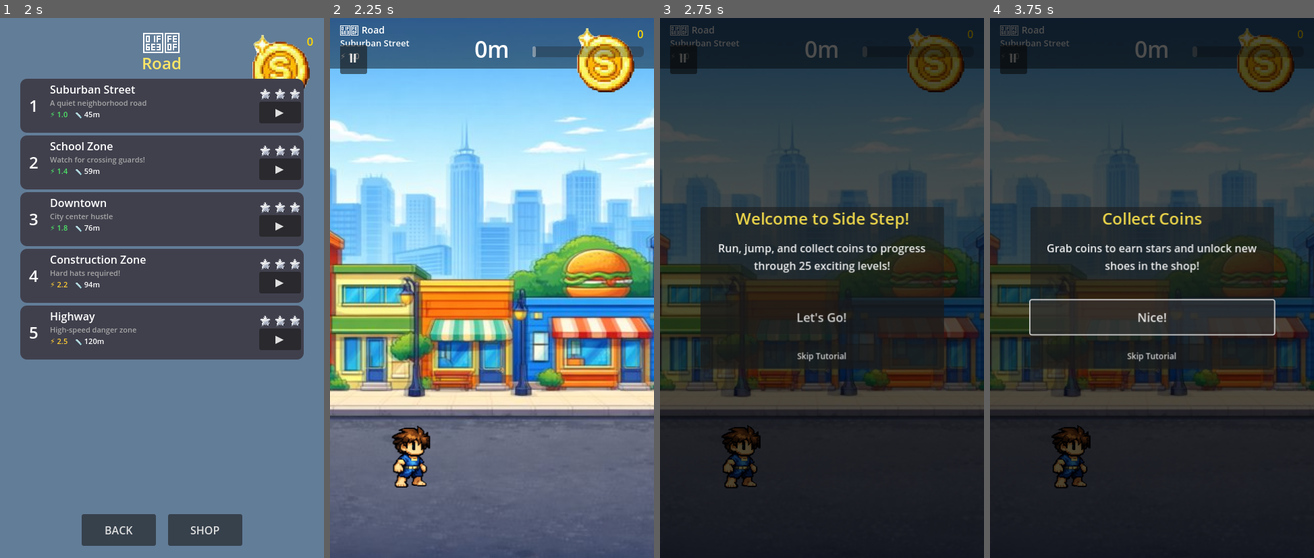
Above: before the commit, frames 1-4 (left to right).
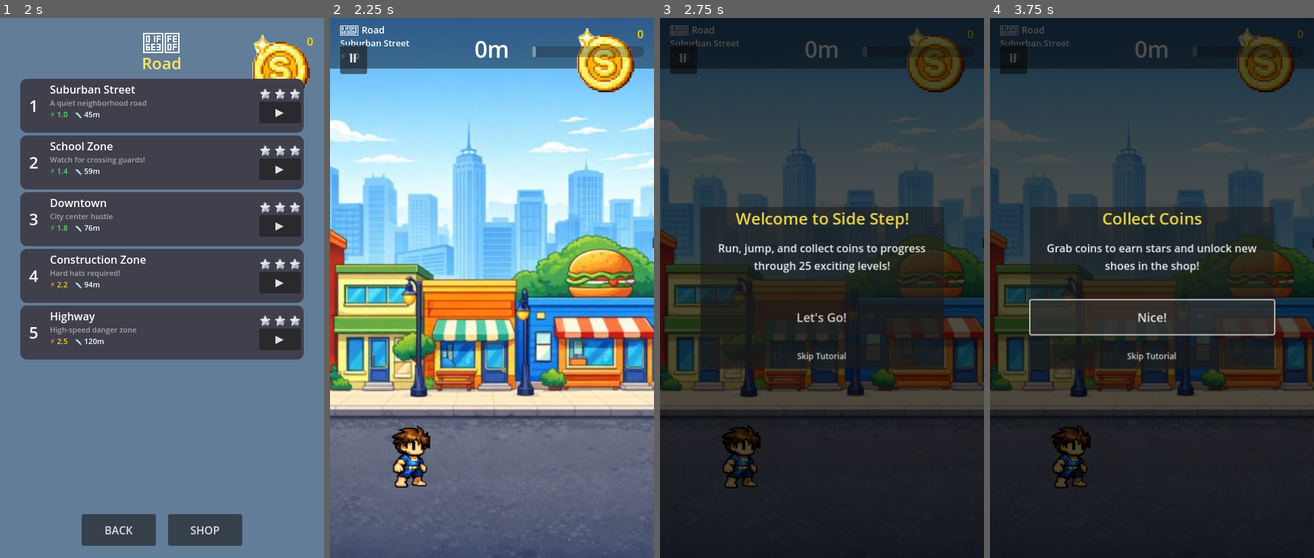
Above: after the commit, the same moments.

Repository: ishaldie/Side-Step
Game: Godot game, scene res://scenes/main_menu.tscn
The game is run twice, just before and just after one commit, with the same random seed, the same clock (stepped at 60 frames per second) and the same inputs. Sound files missing from this copy of the repository are replaced by a short silence.
Inputs:
- Up to frame 1 (2 s): click "PLAY" at 0.5 s; click "▶" at 1.25 s
- Up to frame 2 (2.25 s): click "▶" at 2 s
- Up to frame 3 (2.75 s): no input
- Up to frame 4 (3.75 s): click "Let's Go!" at 2.75 s; click "Got it!" at 3.5 s

Frame 1 is identical in both runs. In frame 2, 14% of the frame differs, in the area x 0-100%, y 16-75%; in frame 3, 4.3%; in frame 4, 4.3%.

Commit message:
fix(game): rollback parallax background path to restore gameplay visuals

Diff:
--- a/scripts/background_generator.gd
+++ b/scripts/background_generator.gd
@@ -9,8 +9,6 @@
 # =============================================================================
 
 const CIRCLE_SEGMENTS: int = 16
-const SCREEN_WIDTH: float = 480.0
-const SCREEN_HEIGHT: float = 800.0
 
 const BACKGROUND_IMAGES: Array[String] = [
 	"res://assets/backgrounds/city.png",        # World 0: Road
@@ -20,22 +18,11 @@
 	"res://assets/backgrounds/volcano.png"       # World 4: Volcano
 ]
 
-# Per-world parallax scroll speed ratios (fraction of obstacle speed)
-const PARALLAX_CONFIGS: Array[Dictionary] = [
-	{ "far_speed_ratio": 0.1, "near_speed_ratio": 0.3 },  # World 0: Road
-	{ "far_speed_ratio": 0.08, "near_speed_ratio": 0.25 }, # World 1: Soccer
-	{ "far_speed_ratio": 0.12, "near_speed_ratio": 0.35 }, # World 2: Beach
-	{ "far_speed_ratio": 0.06, "near_speed_ratio": 0.2 },  # World 3: Underwater
-	{ "far_speed_ratio": 0.1, "near_speed_ratio": 0.3 },   # World 4: Volcano
-]
-
 # =============================================================================
 # PRIVATE STATE
 # =============================================================================
 
 var _parent: Node2D
-var _parallax_bg: ParallaxBackground = null
-var _world_index: int = 0
 
 # =============================================================================
 # PUBLIC API
@@ -47,16 +34,24 @@
 
 ## Creates background decorations for the specified world.
 func create_background(world_index: int, world_data: Dictionary) -> void:
-	_world_index = world_index
-
-	# Try to load background image with parallax
+	# Try to load background image first
 	if world_index < BACKGROUND_IMAGES.size() and ResourceLoader.exists(BACKGROUND_IMAGES[world_index]):
 		var bg_texture: Texture2D = load(BACKGROUND_IMAGES[world_index])
 		if bg_texture:
-			_create_parallax_background(bg_texture, world_index)
-			return  # Use parallax background, skip procedural
-
-	# Fallback to procedural backgrounds (no parallax)
+			var bg_sprite := Sprite2D.new()
+			bg_sprite.texture = bg_texture
+			bg_sprite.z_index = -100
+			# Center the background and scale to fit screen
+			bg_sprite.position = Vector2(240, 400)  # Center of 480x800 screen
+			# Scale to cover the screen
+			var scale_x: float = 480.0 / bg_texture.get_width()
+			var scale_y: float = 800.0 / bg_texture.get_height()
+			var scale_factor: float = max(scale_x, scale_y)
+			bg_sprite.scale = Vector2(scale_factor, scale_factor)
+			_parent.add_child(bg_sprite)
+			return  # Use image background, skip procedural
+
+	# Fallback to procedural backgrounds
 	_create_sky_gradient(world_data)
 
 	match world_index:
@@ -65,78 +60,6 @@
 		2: _create_beach_background()
 		3: _create_underwater_background()
 		4: _create_volcano_background()
-
-
-## Updates parallax scroll offset. Call from game._process().
-func update_parallax_scroll(obstacle_speed: float, delta: float) -> void:
-	if _parallax_bg:
-		_parallax_bg.scroll_offset.x -= obstacle_speed * delta
-
-
-## Creates a ParallaxBackground with far and near tiling layers.
-func _create_parallax_background(texture: Texture2D, world_index: int) -> void:
-	_parallax_bg = ParallaxBackground.new()
-	_parallax_bg.name = "ParallaxBG"
-	_parallax_bg.scroll_base_offset = Vector2.ZERO
-
-	# Calculate scale to cover screen height
-	var scale_x: float = SCREEN_WIDTH / texture.get_width()
-	var scale_y: float = SCREEN_HEIGHT / texture.get_height()
-	var scale_factor: float = max(scale_x, scale_y)
-
-	# Get config
-	var config: Dictionary = PARALLAX_CONFIGS[world_index] if world_index < PARALLAX_CONFIGS.size() else PARALLAX_CONFIGS[0]
-
-	# Far layer — background image, slow scroll
-	var far_layer := ParallaxLayer.new()
-	far_layer.name = "FarLayer"
-	far_layer.motion_scale = Vector2(config.far_speed_ratio, 0.0)
-	# Tile horizontally so scrolling never reveals empty space
-	var tile_width: float = texture.get_width() * scale_factor
-	far_layer.motion_mirroring = Vector2(tile_width, 0)
-
-	var far_sprite := Sprite2D.new()
-	far_sprite.texture = texture
-	far_sprite.scale = Vector2(scale_factor, scale_factor)
-	far_sprite.position = Vector2(SCREEN_WIDTH / 2.0, SCREEN_HEIGHT / 2.0)
-	far_sprite.z_index = -100
-	far_layer.add_child(far_sprite)
-
-	# Duplicate sprite for seamless tiling
-	var far_sprite2 := Sprite2D.new()
-	far_sprite2.texture = texture
-	far_sprite2.scale = Vector2(scale_factor, scale_factor)
-	far_sprite2.position = Vector2(SCREEN_WIDTH / 2.0 + tile_width, SCREEN_HEIGHT / 2.0)
-	far_sprite2.z_index = -100
-	far_layer.add_child(far_sprite2)
-
-	_parallax_bg.add_child(far_layer)
-
-	# Near layer — slight color overlay for depth, faster scroll
-	var near_layer := ParallaxLayer.new()
-	near_layer.name = "NearLayer"
-	near_layer.motion_scale = Vector2(config.near_speed_ratio, 0.0)
-	near_layer.motion_mirroring = Vector2(tile_width, 0)
-
-	var near_sprite := Sprite2D.new()
-	near_sprite.texture = texture
-	near_sprite.scale = Vector2(scale_factor, scale_factor)
-	near_sprite.position = Vector2(SCREEN_WIDTH / 2.0, SCREEN_HEIGHT / 2.0)
-	near_sprite.z_index = -99
-	near_sprite.modulate = Color(1, 1, 1, 0.3)  # Semi-transparent overlay
-	near_layer.add_child(near_sprite)
-
-	var near_sprite2 := Sprite2D.new()
-	near_sprite2.texture = texture
-	near_sprite2.scale = Vector2(scale_factor, scale_factor)
-	near_sprite2.position = Vector2(SCREEN_WIDTH / 2.0 + tile_width, SCREEN_HEIGHT / 2.0)
-	near_sprite2.z_index = -99
-	near_sprite2.modulate = Color(1, 1, 1, 0.3)
-	near_layer.add_child(near_sprite2)
-
-	_parallax_bg.add_child(near_layer)
-
-	_parent.add_child(_parallax_bg)
 
 
 ## Creates tiled ground sprites for the specified world.
--- a/scripts/game.gd
+++ b/scripts/game.gd
@@ -138,7 +138,6 @@
 		return
 
 	GameManager.add_distance(_level_data.obstacle_speed * delta * DISTANCE_SCALE)
-	_bg_generator.update_parallax_scroll(_level_data.obstacle_speed, delta)
 	_update_powerup_timer(delta)
 	_update_ui()
 
